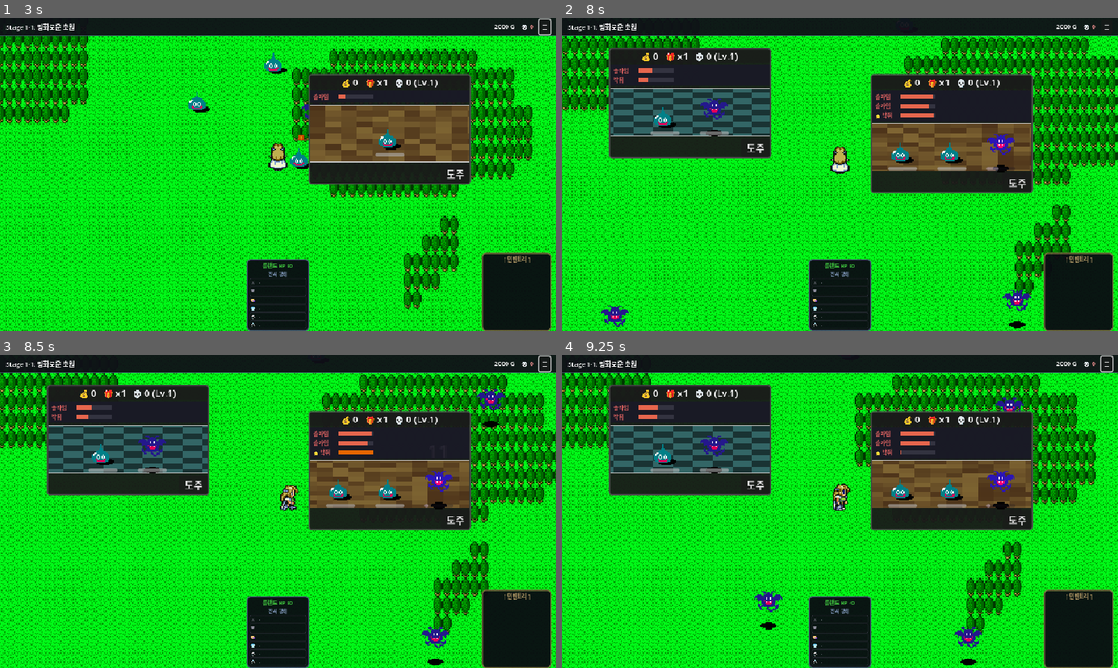
Above: before the commit, frames 1-4 (two rows, left to right).
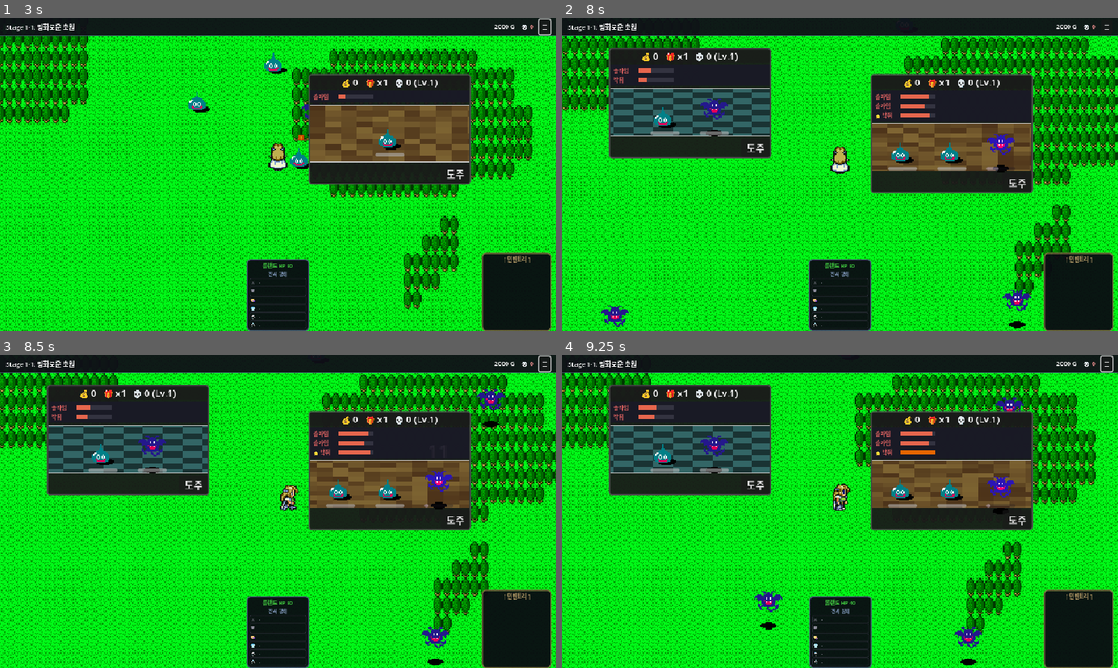
Above: after the commit, the same moments.

Repository: limmmmmmn/Appears-Appears
Game: Godot game, scene res://scenes/main/Main.tscn
The game is run twice, just before and just after one commit, with the same random seed, the same clock (stepped at 60 frames per second) and the same inputs.
Inputs (mouse positions are in pixels of both pictures, inside the frame that each line leads up to):
- Up to frame 1 (3 s): click "새 게임" at 0.5 s; click "☰" at 1.25 s; tap Enter at 2, 2.1 s; move the mouse to (250, 237) at 2.02 s; hold Up (ui_up) 2.03-2.75 s; click (250, 237) at 2.17 s; drag from (389, 130) to (278, 52) at 2.77 s
- Up to frame 2 (8 s): move the mouse to (673, 127) at 3.52 s; hold Left (ui_left) 3.53-4.25 s; tap Enter at 3.6, 5.1, 6.6 s; drag from (867, 174) to (895, 58) at 4.27 s; move the mouse to (756, 96) at 5.02 s; hold Down (ui_down) 5.03-5.75 s; drag from (962, 158) to (828, 124) at 5.77 s; move the mouse to (728, 190) at 6.52 s; hold Up (ui_up) 6.53-7.25 s; click (728, 190) at 6.67 s; drag from (689, 102) to (1045, 259) at 7.27 s
- Up to frame 3 (8.5 s): move the mouse to (250, 574) at 8.02 s; hold Right (ui_right) from 8.03 s (still down); tap Enter at 8.1 s
- Up to frame 4 (9.25 s): release Right (ui_right) at 8.75 s; drag from (1006, 558) to (812, 574) at 8.77 s

Frame 1 is identical in both runs. In frame 2, less than 0.1% of the frame differs, in the area x 15-67%, y 16-32%; in frame 3, 0.1%; in frame 4, 0.6%, in the area x 16-82%, y 16-100%.

Commit message:
적 ATB 충전 속도 0.85배 감속 적용
히어로와 적의 ATB 속도 밸런스 조정:
- 히어로: ATB_FILL_RATE * (speed / 10.0) * delta (기본)
- 적군: ATB_FILL_RATE * (speed / 10.0) * 0.85 * delta (15% 느림)

https://claude.ai/code/session_01JykaSUA9wo9KYd7iH8CqWY

Diff:
--- a/scripts/battle/BattleWindow.gd
+++ b/scripts/battle/BattleWindow.gd
@@ -32,6 +32,7 @@
 var action_delay_timer: float = 0.0
 var atb_paused: bool = false  # ATBManager에서 일시정지 제어
 const ATB_FILL_RATE: float = 30.0  # 기본 ATB 충전 속도
+const ENEMY_SPEED_MULT: float = 0.85  # 적 ATB 충전 배율 (아군보다 소폭 느림)
 const ATB_MAX: float = 100.0  # ATB 최대값
 const ACTION_DELAY: float = 0.3  # 액션 후 딜레이
 
@@ -494,7 +495,7 @@
 		# 아직 행동 준비 안 된 적은 게이지 충전
 		if unit["atb"] < ATB_MAX:
 			var unit_speed: float = float(unit["speed"])
-			var fill_amount: float = ATB_FILL_RATE * (unit_speed / 10.0) * delta
+			var fill_amount: float = ATB_FILL_RATE * (unit_speed / 10.0) * ENEMY_SPEED_MULT * delta
 			unit["atb"] = minf(unit["atb"] + fill_amount, ATB_MAX)
 
 		# 게이지가 가득 찬 적은 준비 목록에 추가
